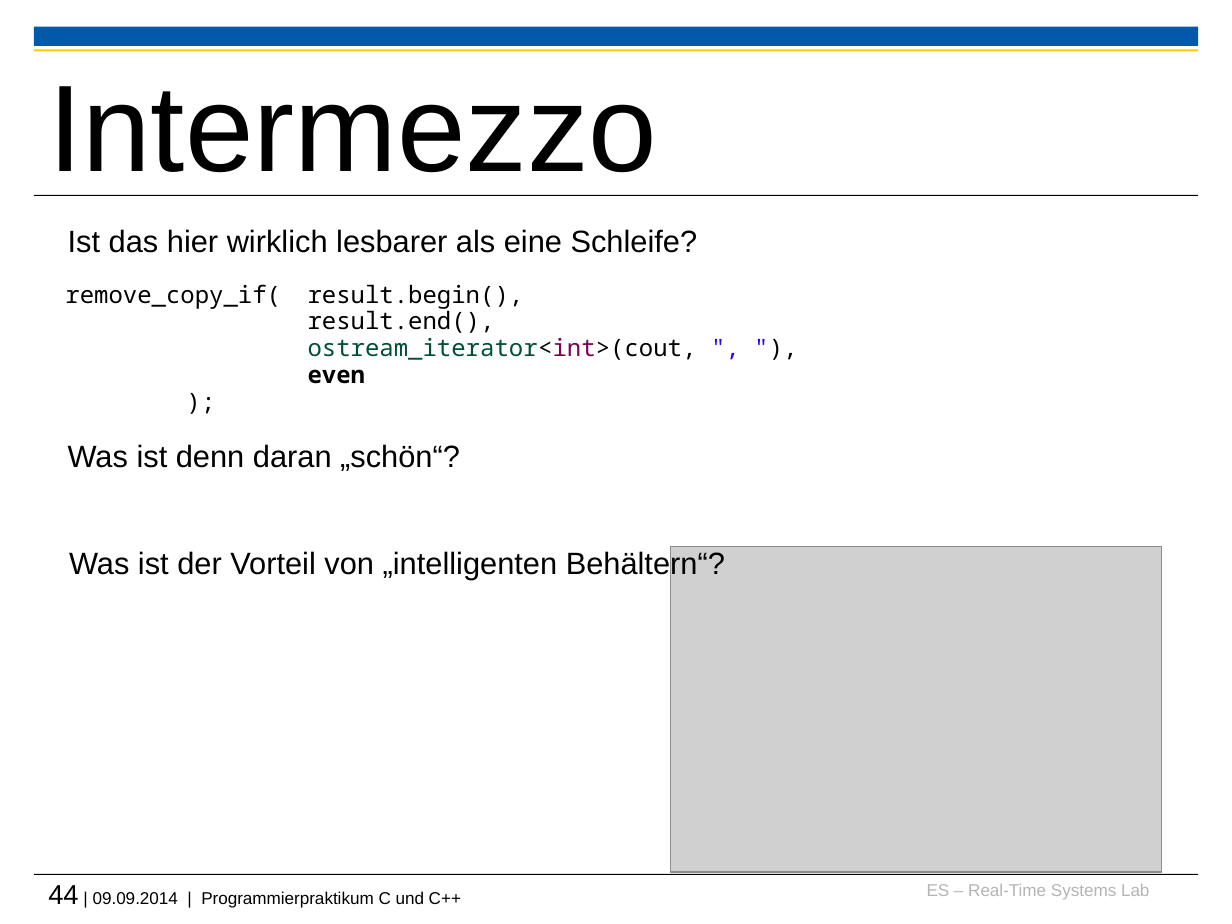
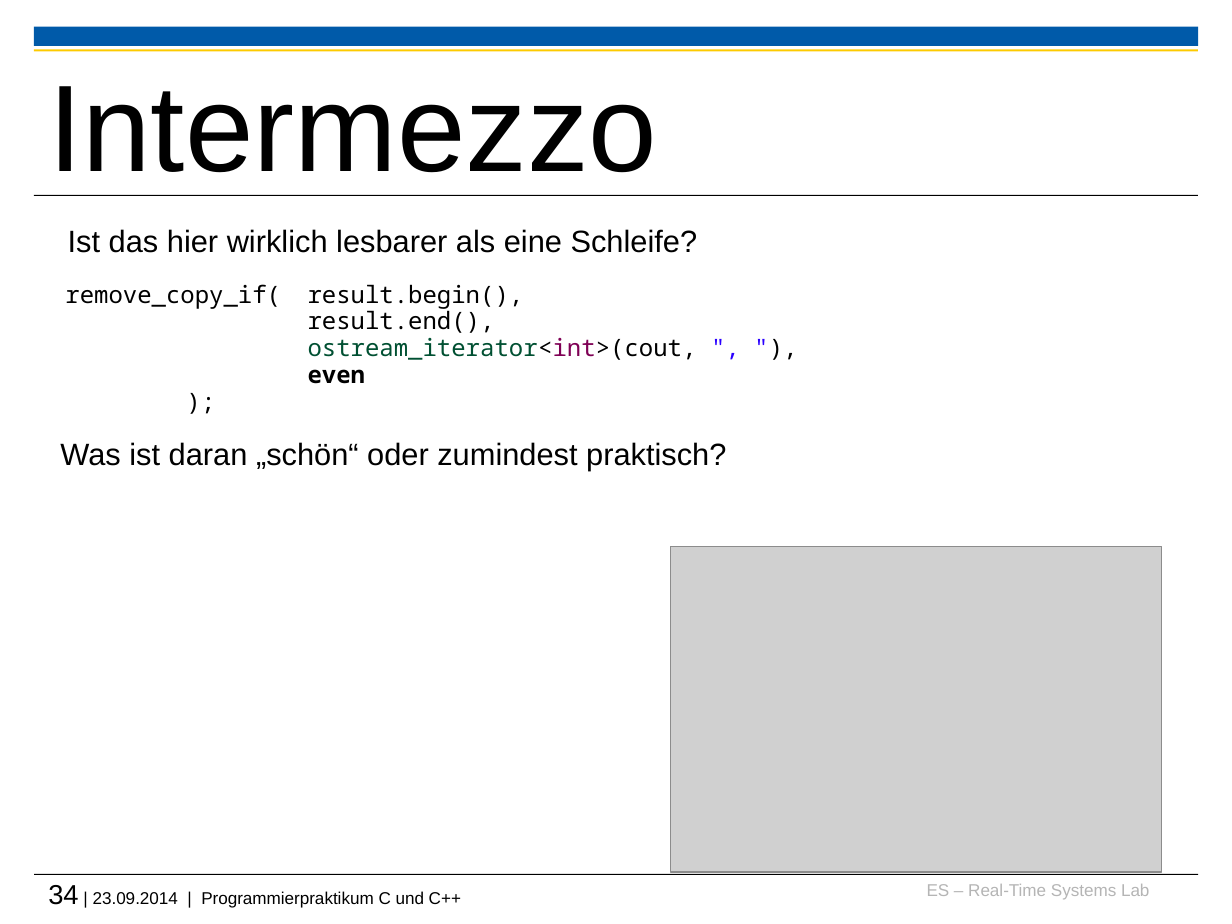
Before and after one commit to h82k/tud-cppp, a slide deck: slide 34 of Vorlesung/4 Fortgeschrittene Themen.pptx (slide 44 before the commit). Drawn at 1232x924 pixels with LibreOffice and Linux fonts; fonts in the diff are those of the drawing; grey boxes stand for pictures; background and template pictures are left out. Boxes give left, top, right and bottom in pixels: in the first picture for what was removed or moved away, otherwise in the second. Text is boxed around its words. In the diff, an @@ line names an element or a change of style, - is before the commit and + after.

```diff
--- a/Vorlesung/4 Fortgeschrittene Themen.pptx
+++ b/Vorlesung/4 Fortgeschrittene Themen.pptx
@@ text at (x1=60, y1=442, x2=726, y2=471): text changed @@
-Was ist denn daran „schön“?
+Was ist daran „schön“ oder zumindest praktisch?
@@ text removed at (x1=69, y1=550, x2=725, y2=580) @@
-Was ist der Vorteil von „intelligenten Behältern“?
@@ text at (x1=48, y1=885, x2=461, y2=908): text changed @@
-44 | 09.09.2014 | Programmierpraktikum C und C++
+34 | 23.09.2014 | Programmierpraktikum C und C++
```
Also in this commit, not shown: 10 other slides changed, 10 slides removed, 5 other files.
